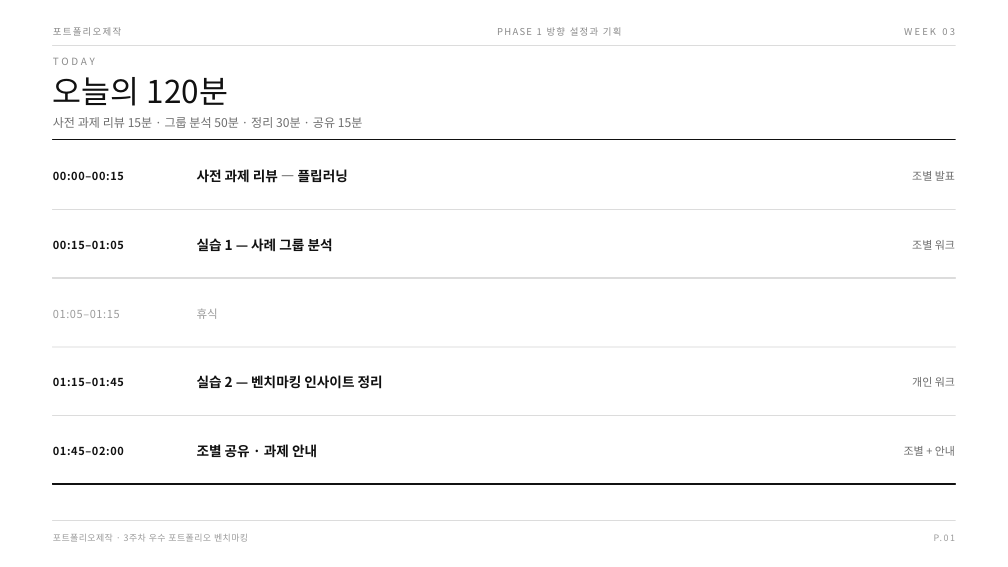
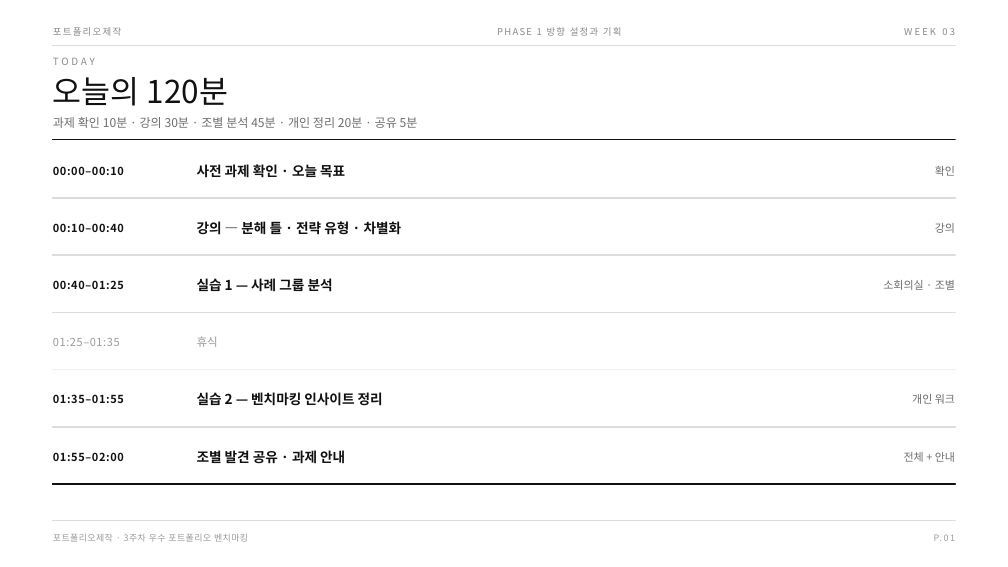
Before and after one commit to design-eng/MIN.D, a slide deck: slide 2 of dist/weeks-포트폴리오제작/포트폴리오제작_03주차_벤치마킹.pptx. Drawn at 1008x567 pixels with LibreOffice and Linux fonts; fonts in the diff are those of the drawing. Boxes give left, top, right and bottom in pixels: in the first picture for what was removed or moved away, otherwise in the second. Text is boxed around its words. In the diff, an @@ line names an element or a change of style, - is before the commit and + after.

```diff
--- a/dist/weeks-포트폴리오제작/포트폴리오제작_03주차_벤치마킹.pptx
+++ b/dist/weeks-포트폴리오제작/포트폴리오제작_03주차_벤치마킹.pptx
@@ text at (x1=53, y1=117, x2=418, y2=128): text changed @@
-사전 과제 리뷰 15분 · 그룹 분석 50분 · 정리 30분 · 공유 15분
+과제 확인 10분 · 강의 30분 · 조별 분석 45분 · 개인 정리 20분 · 공유 5분
@@ text at (x1=53, y1=166, x2=124, y2=175): text changed @@
-00:00–00:15
+00:00–00:10
@@ text at (x1=197, y1=164, x2=345, y2=178): text changed @@
-사전 과제 리뷰 — 플립러닝
+사전 과제 확인 · 오늘 목표
@@ text removed at (x1=912, y1=171, x2=955, y2=181) @@
-조별 발표
@@ text added at (x1=935, y1=166, x2=955, y2=176), 10.5 pt, text #6E6E6E @@
+확인
@@ rectangle moved from (x1=53, y1=209, x2=955, y2=210) to (x1=53, y1=198, x2=955, y2=199) @@
@@ text added at (x1=53, y1=223, x2=124, y2=232), 10.5 pt, text #111111, bold @@
+00:10–00:40
@@ text added at (x1=197, y1=220, x2=402, y2=238), 13 pt, text #111111, bold @@
+강의 — 분해 틀 · 전략 유형 · 차별화
@@ text added at (x1=935, y1=223, x2=955, y2=233), 10.5 pt, text #6E6E6E @@
+강의
@@ rectangle moved from (x1=53, y1=278, x2=955, y2=279) to (x1=53, y1=255, x2=955, y2=256) @@
@@ text "실습 1 — 사례 그룹 ..." moved from (x1=197, y1=238, x2=333, y2=252) to (x1=197, y1=278, x2=333, y2=292) @@
@@ text at (x1=53, y1=280, x2=124, y2=289): text changed @@
-00:15–01:05
+00:40–01:25
@@ text at (x1=883, y1=280, x2=955, y2=290): text changed @@
-조별 워크
+소회의실 · 조별
@@ rectangle added at (x1=53, y1=312, x2=955, y2=313), fill #DCDCDC, outline #DCDCDC 1 pt @@
@@ text "휴식" moved from (x1=197, y1=308, x2=218, y2=319) to (x1=197, y1=336, x2=218, y2=347) @@
@@ text at (x1=53, y1=338, x2=120, y2=346): text changed @@
-01:05–01:15
+01:25–01:35
@@ rectangle moved from (x1=53, y1=346, x2=955, y2=347) to (x1=53, y1=370, x2=955, y2=371) @@
@@ text "실습 2 — 벤치마킹 인사이트 ..." moved from (x1=197, y1=375, x2=383, y2=389) to (x1=197, y1=392, x2=383, y2=406) @@
@@ text "개인 워크" moved from (x1=912, y1=377, x2=955, y2=387) to (x1=912, y1=394, x2=955, y2=404) @@
@@ text at (x1=53, y1=394, x2=124, y2=403): text changed @@
-01:15–01:45
+01:35–01:55
@@ rectangle moved from (x1=53, y1=415, x2=955, y2=416) to (x1=53, y1=426, x2=955, y2=427) @@
@@ text at (x1=53, y1=452, x2=124, y2=461): text changed @@
-01:45–02:00
+01:55–02:00
@@ text at (x1=197, y1=450, x2=345, y2=464): text changed @@
-조별 공유 · 과제 안내
+조별 발견 공유 · 과제 안내
@@ text at (x1=904, y1=452, x2=955, y2=462): text changed @@
-조별 + 안내
+전체 + 안내
```
Also in this commit, not shown: 3 other slides changed, 4 other files.
